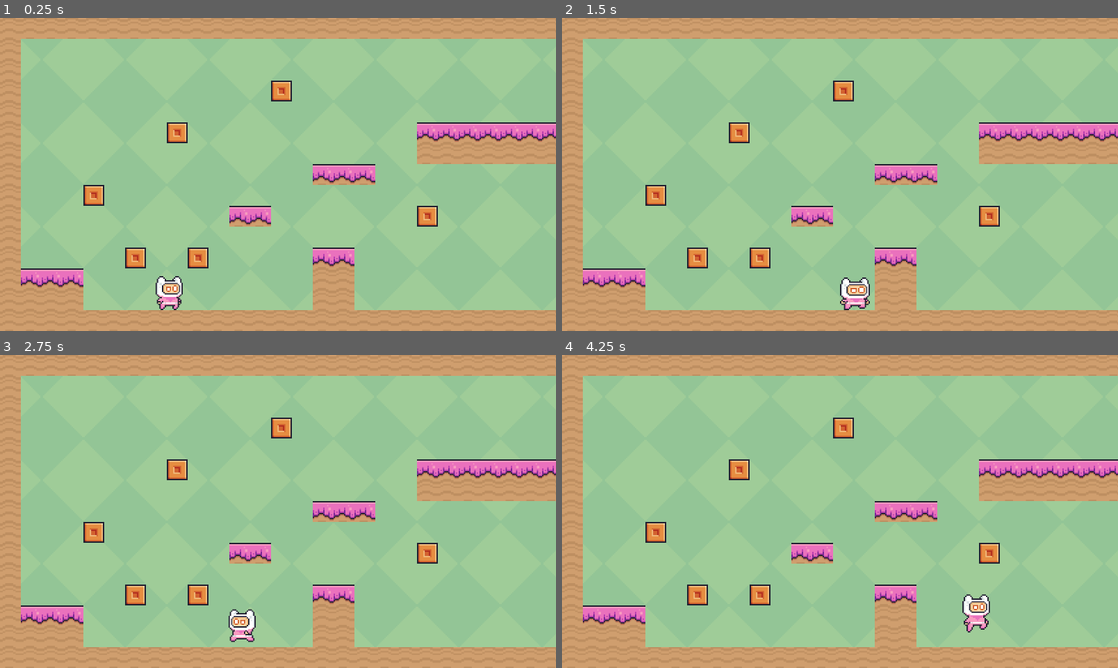
Above: before the commit, frames 1-4 (two rows, left to right).
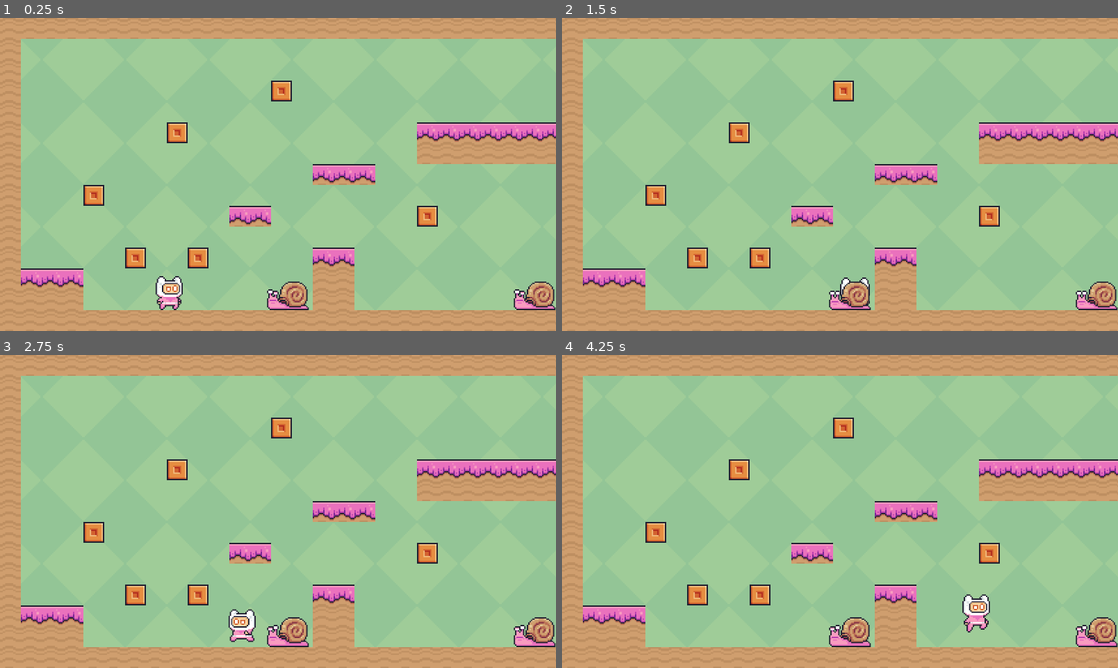
Above: after the commit, the same moments.

Repository: connortodd21/platformer-godot
Game: Godot game, scene res://scenes/main.tscn
The game is run twice, just before and just after one commit, with the same random seed, the same clock (stepped at 60 frames per second) and the same inputs.
Inputs:
- Up to frame 1 (0.25 s): no input
- Up to frame 2 (1.5 s): hold D (right) from 0.53 s (still down); tap Space (jump) at 0.77 s
- Up to frame 3 (2.75 s): tap Space (jump) at 1.52 s; release D (right) at 2.03 s; hold A (left) from 2.03 s (still down)
- Up to frame 4 (4.25 s): release A (left) at 2.78 s; hold D (right) from 2.78 s (still down); tap Space (jump) at 3.02, 3.77 s

The runs differ from the first frame. In frame 1, 1.1% of the frame differs, in the area x 48-100%, y 84-94%; in frame 2, 1.1%; in frame 3, 1.2%, in the area x 48-100%, y 83-94%; in frame 4, 1.2%.

Commit message:
Add enemy scene

Diff:
--- /dev/null
+++ b/scenes/enemy_snail.tscn
@@ -0,0 +1,253 @@
+[gd_scene load_steps=36 format=3 uid="uid://br3vpue4saaom"]
+
+[ext_resource type="Texture2D" uid="uid://cfiumcwnnawmm" path="res://assets/images/Snail/Hit (38x24).png" id="1_nfn8v"]
+[ext_resource type="Texture2D" uid="uid://cxuviu61p4h5q" path="res://assets/images/Snail/Idle (38x24).png" id="2_dkudf"]
+[ext_resource type="Texture2D" uid="uid://cex1nt5jvcipo" path="res://assets/images/Snail/Walk (38x24).png" id="3_xdjgi"]
+
+[sub_resource type="AtlasTexture" id="AtlasTexture_v8ln6"]
+atlas = ExtResource("1_nfn8v")
+region = Rect2(0, 0, 38, 24)
+
+[sub_resource type="AtlasTexture" id="AtlasTexture_3aya5"]
+atlas = ExtResource("1_nfn8v")
+region = Rect2(38, 0, 38, 24)
+
+[sub_resource type="AtlasTexture" id="AtlasTexture_0vfxg"]
+atlas = ExtResource("1_nfn8v")
+region = Rect2(76, 0, 38, 24)
+
+[sub_resource type="AtlasTexture" id="AtlasTexture_gn4w6"]
+atlas = ExtResource("1_nfn8v")
+region = Rect2(114, 0, 38, 24)
+
+[sub_resource type="AtlasTexture" id="AtlasTexture_rgds6"]
+atlas = ExtResource("1_nfn8v")
+region = Rect2(152, 0, 38, 24)
+
+[sub_resource type="AtlasTexture" id="AtlasTexture_rnd35"]
+atlas = ExtResource("2_dkudf")
+region = Rect2(0, 0, 38, 24)
+
+[sub_resource type="AtlasTexture" id="AtlasTexture_ljpwp"]
+atlas = ExtResource("2_dkudf")
+region = Rect2(38, 0, 38, 24)
+
+[sub_resource type="AtlasTexture" id="AtlasTexture_a187h"]
+atlas = ExtResource("2_dkudf")
+region = Rect2(76, 0, 38, 24)
+
+[sub_resource type="AtlasTexture" id="AtlasTexture_ridjt"]
+atlas = ExtResource("2_dkudf")
+region = Rect2(114, 0, 38, 24)
+
+[sub_resource type="AtlasTexture" id="AtlasTexture_slktl"]
+atlas = ExtResource("2_dkudf")
+region = Rect2(152, 0, 38, 24)
+
+[sub_resource type="AtlasTexture" id="AtlasTexture_7gyow"]
+atlas = ExtResource("2_dkudf")
+region = Rect2(190, 0, 38, 24)
+
+[sub_resource type="AtlasTexture" id="AtlasTexture_6cw1p"]
+atlas = ExtResource("2_dkudf")
+region = Rect2(228, 0, 38, 24)
+
+[sub_resource type="AtlasTexture" id="AtlasTexture_yxk5i"]
+atlas = ExtResource("2_dkudf")
+region = Rect2(456, 0, 38, 24)
+
+[sub_resource type="AtlasTexture" id="AtlasTexture_2mbr3"]
+atlas = ExtResource("2_dkudf")
+region = Rect2(494, 0, 38, 24)
+
+[sub_resource type="AtlasTexture" id="AtlasTexture_31e40"]
+atlas = ExtResource("2_dkudf")
+region = Rect2(532, 0, 38, 24)
+
+[sub_resource type="AtlasTexture" id="AtlasTexture_pmx7i"]
+atlas = ExtResource("2_dkudf")
+region = Rect2(418, 0, 38, 24)
+
+[sub_resource type="AtlasTexture" id="AtlasTexture_2xv8g"]
+atlas = ExtResource("2_dkudf")
+region = Rect2(380, 0, 38, 24)
+
+[sub_resource type="AtlasTexture" id="AtlasTexture_8drhi"]
+atlas = ExtResource("2_dkudf")
+region = Rect2(342, 0, 38, 24)
+
+[sub_resource type="AtlasTexture" id="AtlasTexture_hmxuw"]
+atlas = ExtResource("2_dkudf")
+region = Rect2(304, 0, 38, 24)
+
+[sub_resource type="AtlasTexture" id="AtlasTexture_c8vv6"]
+atlas = ExtResource("2_dkudf")
+region = Rect2(266, 0, 38, 24)
+
+[sub_resource type="AtlasTexture" id="AtlasTexture_rgm63"]
+atlas = ExtResource("3_xdjgi")
+region = Rect2(0, 0, 38, 24)
+
+[sub_resource type="AtlasTexture" id="AtlasTexture_xeb8a"]
+atlas = ExtResource("3_xdjgi")
+region = Rect2(38, 0, 38, 24)
+
+[sub_resource type="AtlasTexture" id="AtlasTexture_c1san"]
+atlas = ExtResource("3_xdjgi")
+region = Rect2(76, 0, 38, 24)
+
+[sub_resource type="AtlasTexture" id="AtlasTexture_2jxrl"]
+atlas = ExtResource("3_xdjgi")
+region = Rect2(114, 0, 38, 24)
+
+[sub_resource type="AtlasTexture" id="AtlasTexture_mjgru"]
+atlas = ExtResource("3_xdjgi")
+region = Rect2(152, 0, 38, 24)
+
+[sub_resource type="AtlasTexture" id="AtlasTexture_ph1g3"]
+atlas = ExtResource("3_xdjgi")
+region = Rect2(190, 0, 38, 24)
+
+[sub_resource type="AtlasTexture" id="AtlasTexture_2quns"]
+atlas = ExtResource("3_xdjgi")
+region = Rect2(228, 0, 38, 24)
+
+[sub_resource type="AtlasTexture" id="AtlasTexture_rv3n1"]
+atlas = ExtResource("3_xdjgi")
+region = Rect2(266, 0, 38, 24)
+
+[sub_resource type="AtlasTexture" id="AtlasTexture_xctfw"]
+atlas = ExtResource("3_xdjgi")
+region = Rect2(304, 0, 38, 24)
+
+[sub_resource type="AtlasTexture" id="AtlasTexture_3sxl5"]
+atlas = ExtResource("3_xdjgi")
+region = Rect2(342, 0, 38, 24)
+
+[sub_resource type="SpriteFrames" id="SpriteFrames_j37aw"]
+animations = [{
+"frames": [{
+"duration": 1.0,
+"texture": SubResource("AtlasTexture_v8ln6")
+}, {
+"duration": 1.0,
+"texture": SubResource("AtlasTexture_3aya5")
+}, {
+"duration": 1.0,
+"texture": SubResource("AtlasTexture_0vfxg")
+}, {
+"duration": 1.0,
+"texture": SubResource("AtlasTexture_gn4w6")
+}, {
+"duration": 1.0,
+"texture": SubResource("AtlasTexture_rgds6")
+}],
+"loop": true,
+"name": &"hit",
+"speed": 20.0
+}, {
+"frames": [{
+"duration": 1.0,
+"texture": SubResource("AtlasTexture_rnd35")
+}, {
+"duration": 1.0,
+"texture": SubResource("AtlasTexture_ljpwp")
+}, {
+"duration": 1.0,
+"texture": SubResource("AtlasTexture_a187h")
+}, {
+"duration": 1.0,
+"texture": SubResource("AtlasTexture_ridjt")
+}, {
+"duration": 1.0,
+"texture": SubResource("AtlasTexture_slktl")
+}, {
+"duration": 1.0,
+"texture": SubResource("AtlasTexture_7gyow")
+}, {
+"duration": 1.0,
+"texture": SubResource("AtlasTexture_6cw1p")
+}, {
+"duration": 1.0,
+"texture": SubResource("AtlasTexture_yxk5i")
+}, {
+"duration": 1.0,
+"texture": SubResource("AtlasTexture_2mbr3")
+}, {
+"duration": 1.0,
+"texture": SubResource("AtlasTexture_31e40")
+}, {
+"duration": 1.0,
+"texture": SubResource("AtlasTexture_pmx7i")
+}, {
+"duration": 1.0,
+"texture": SubResource("AtlasTexture_2xv8g")
+}, {
+"duration": 1.0,
+"texture": SubResource("AtlasTexture_8drhi")
+}, {
+"duration": 1.0,
+"texture": SubResource("AtlasTexture_hmxuw")
+}, {
+"duration": 1.0,
+"texture": SubResource("AtlasTexture_c8vv6")
+}],
+"loop": true,
+"name": &"idle",
+"speed": 20.0
+}, {
+"frames": [{
+"duration": 1.0,
+"texture": SubResource("AtlasTexture_rgm63")
+}, {
+"duration": 1.0,
+"texture": SubResource("AtlasTexture_xeb8a")
+}, {
+"duration": 1.0,
+"texture": SubResource("AtlasTexture_c1san")
+}, {
+"duration": 1.0,
+"texture": SubResource("AtlasTexture_2jxrl")
+}, {
+"duration": 1.0,
+"texture": SubResource("AtlasTexture_mjgru")
+}, {
+"duration": 1.0,
+"texture": SubResource("AtlasTexture_ph1g3")
+}, {
+"duration": 1.0,
+"texture": SubResource("AtlasTexture_2quns")
+}, {
+"duration": 1.0,
+"texture": SubResource("AtlasTexture_rv3n1")
+}, {
+"duration": 1.0,
+"texture": SubResource("AtlasTexture_xctfw")
+}, {
+"duration": 1.0,
+"texture": SubResource("AtlasTexture_3sxl5")
+}],
+"loop": true,
+"name": &"walk",
+"speed": 20.0
+}]
+
+[sub_resource type="RectangleShape2D" id="RectangleShape2D_nfn8v"]
+size = Vector2(34, 14)
+
+[node name="EnemySnail" type="Area2D"]
+
+[node name="AnimatedSprite2D" type="AnimatedSprite2D" parent="."]
+texture_filter = 1
+position = Vector2(19, 12)
+sprite_frames = SubResource("SpriteFrames_j37aw")
+animation = &"walk"
+autoplay = "idle"
+
+[node name="SnailBodyCollision" type="CollisionShape2D" parent="."]
+position = Vector2(21, 17)
+shape = SubResource("RectangleShape2D_nfn8v")
+
+[node name="SnailShellCollision" type="CollisionPolygon2D" parent="."]
+position = Vector2(26, 13)
+polygon = PackedVector2Array(-11, -3, 10, -3, 10, -7, 4, -11, -5, -11, -11, -7)
--- a/scenes/levels/level1.tscn
+++ b/scenes/levels/level1.tscn
@@ -1,8 +1,9 @@
-[gd_scene load_steps=6 format=4 uid="uid://bjh5pyapcx7g"]
+[gd_scene load_steps=7 format=4 uid="uid://bjh5pyapcx7g"]
 
 [ext_resource type="Texture2D" uid="uid://cyith0l7vpfuc" path="res://assets/images/Background/Green.png" id="1_dd0lh"]
 [ext_resource type="Texture2D" uid="uid://cshe66kbh8bhe" path="res://assets/images/Tilemap/Terrain (16x16).png" id="1_x6ivy"]
 [ext_resource type="PackedScene" uid="uid://pbmoqjvodepq" path="res://scenes/player.tscn" id="2_4tcl0"]
+[ext_resource type="PackedScene" uid="uid://br3vpue4saaom" path="res://scenes/enemy_snail.tscn" id="4_bfxgj"]
 
 [sub_resource type="TileSetAtlasSource" id="TileSetAtlasSource_ypoqj"]
 texture = ExtResource("1_x6ivy")
@@ -183,3 +184,11 @@
 [node name="Player" parent="." instance=ExtResource("2_4tcl0")]
 position = Vector2(129.33333, 208)
 scale = Vector2(1, 1)
+
+[node name="Enemies" type="Node2D" parent="."]
+
+[node name="EnemySnail" parent="Enemies" instance=ExtResource("4_bfxgj")]
+position = Vector2(389.33334, 200)
+
+[node name="EnemySnail2" parent="Enemies" instance=ExtResource("4_bfxgj")]
+position = Vector2(200, 200)
